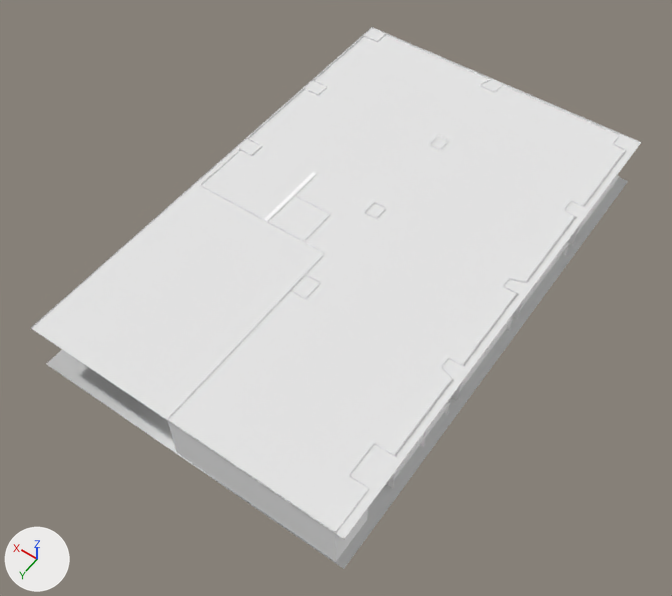
Before and after pictures for a commit that changed the Blender file models/vrLabsModel/planta6grupos.blend.
Camera for both pictures: a 50 mm camera at (-9.62, 14.63, 20.79) aimed at (-0.15, 1.36, -0.06). The axes (+X, +Y, +Z) are drawn at lower left. The lights are the same throughout.

Script lines for the objects in view, before the commit:
```python
me_cube_029 = bpy.data.meshes.new('Cube.029')
me_cube_029.from_pydata([(-4.9, -7.7, -1.0), (-4.9, -7.7, 1.0), (-4.9, 7.7, -1.0), (-4.9, 7.7, 1.0), (4.9, -7.7, -1.0), (4.9, -7.7, 1.0), (4.9, 7.7, -1.0), (4.9, 7.7, 1.0)], [], [(1, 3, 2, 0), (3, 7, 6, 2), (7, 5, 4, 6), (5, 1, 0, 4), (0, 2, 6, 4)])
me_cube_029.materials.append(mat_techomaterial)  # its picture is missing
me_pared = bpy.data.meshes.new('pared')
me_pared.from_pydata(...)  # 443 vertices, 176 faces; spans x -4.0..157.0, y -6.0..5.0, z -1.0..5.0
# faces by material slot: [160, 6, 1, 3, 4, 2]
me_pared.materials.append(mat_material)  # white #ffffff
me_pared.materials.append(mat_suelomaterial)  # its picture is missing
me_pared.materials.append(mat_grassmaterial)  # its picture is missing
me_pared.materials.append(mat_suelonegromaterial)  # its picture is missing
me_pared.materials.append(mat_puertamaterial)  # its picture is missing
me_pared.materials.append(mat_portonmaterial)  # its picture is missing
ob_pared = bpy.data.objects.new('pared', me_pared)
ob_pared.location = (-4.69, 0.96, 0.29)
ob_pared.scale = (0.0607, 1.39, 0.273)
ob_techo = bpy.data.objects.new('Techo', me_cube_029)
ob_techo.location = (-0.05, 0.03, 1.63)
ob_techo.scale = (1.0, 1.0, 0.0138)
```
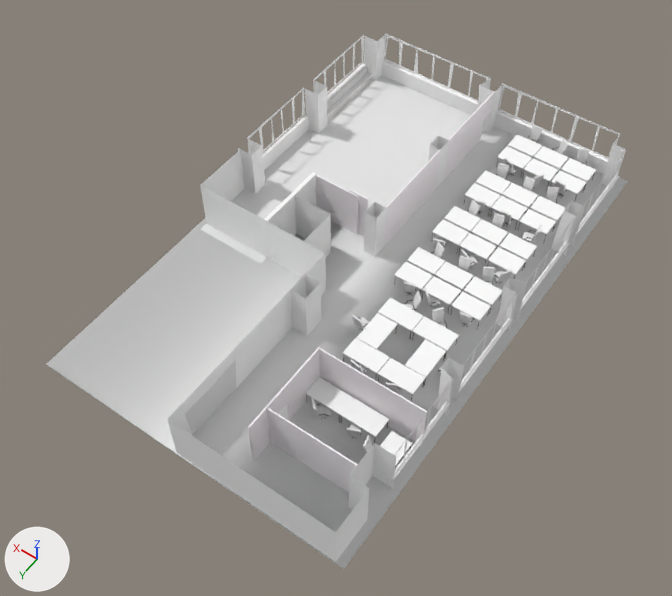
Changed parts and their boxes [x1, y1, x2, y2] in the pictures (672 x 596 px):
```json
{"object": "Techo", "change": "hidden", "before": [31, 27, 641, 540]}
{"object": "pared", "change": "unchanged, uncovered by the edit", "before": [46, 33, 628, 569], "after": [46, 33, 628, 569]}
{"object": "centro", "change": "unchanged, uncovered by the edit", "after": [305, 298, 459, 465]}
{"object": "cristalera entrada", "change": "unchanged, uncovered by the edit", "after": [248, 347, 358, 493]}
{"object": "cristalerasFrontales", "change": "unchanged, uncovered by the edit", "before": [420, 431, 426, 447], "after": [316, 175, 427, 446]}
```

The change, as JSON lines over the scene's bpy script:
```json
{"op": "add", "block": "ob_techo", "code": "ob_techo.hide_viewport = True"}
```
